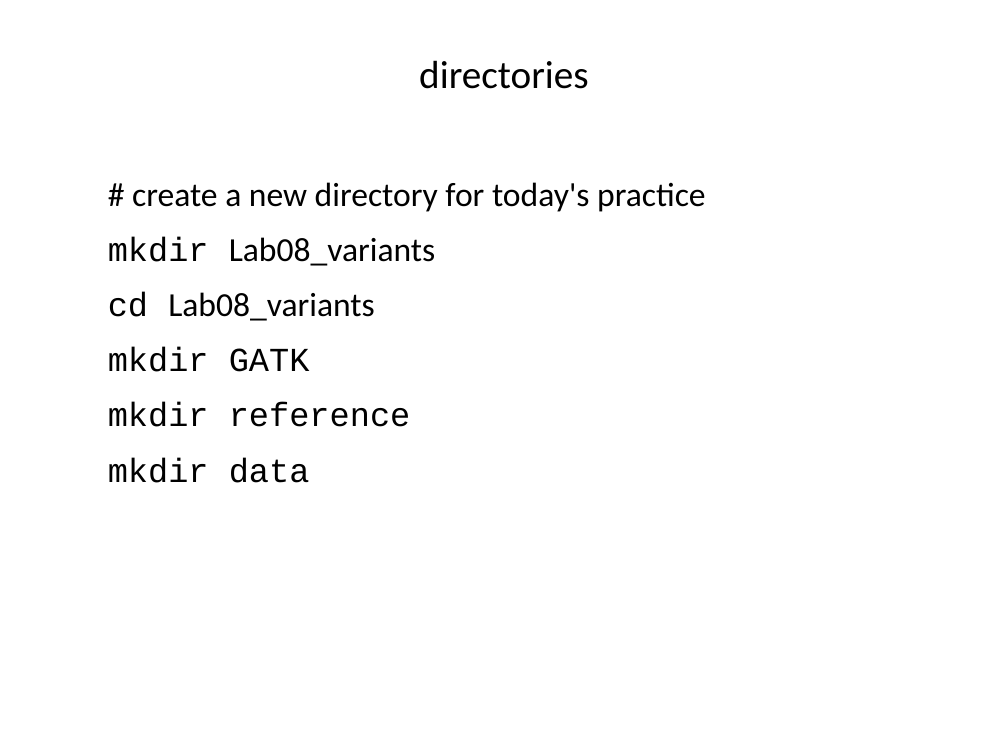
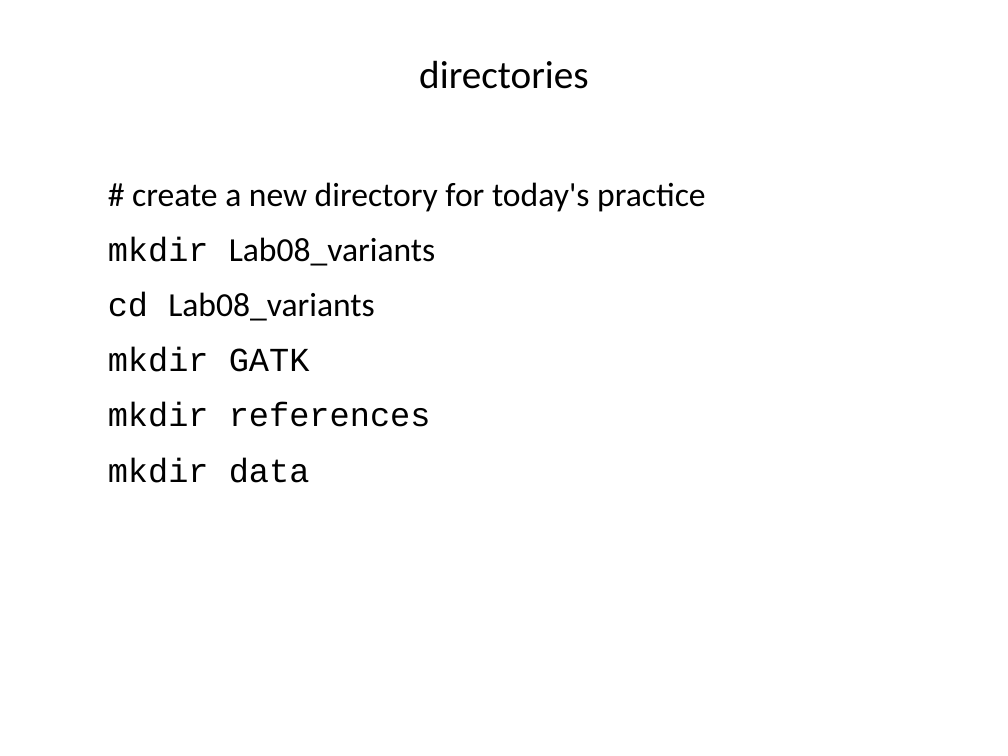
Before and after one commit to ravinpoudel/PLPTH813Bioinformatics, a slide deck: slide 3 of labs/lab08_variants.pptx. Drawn at 1008x756 pixels with LibreOffice and Linux fonts; fonts in the diff are those of the drawing. Boxes give left, top, right and bottom in pixels: in the first picture for what was removed or moved away, otherwise in the second. Text is boxed around its words. In the diff, an @@ line names an element or a change of style, - is before the commit and + after.

```diff
--- a/labs/lab08_variants.pptx
+++ b/labs/lab08_variants.pptx
@@ text at bbox=[108, 402, 431, 427]: text changed @@
-mkdir reference
+mkdir references
```
Also in this commit, not shown: 2 other slides changed.
